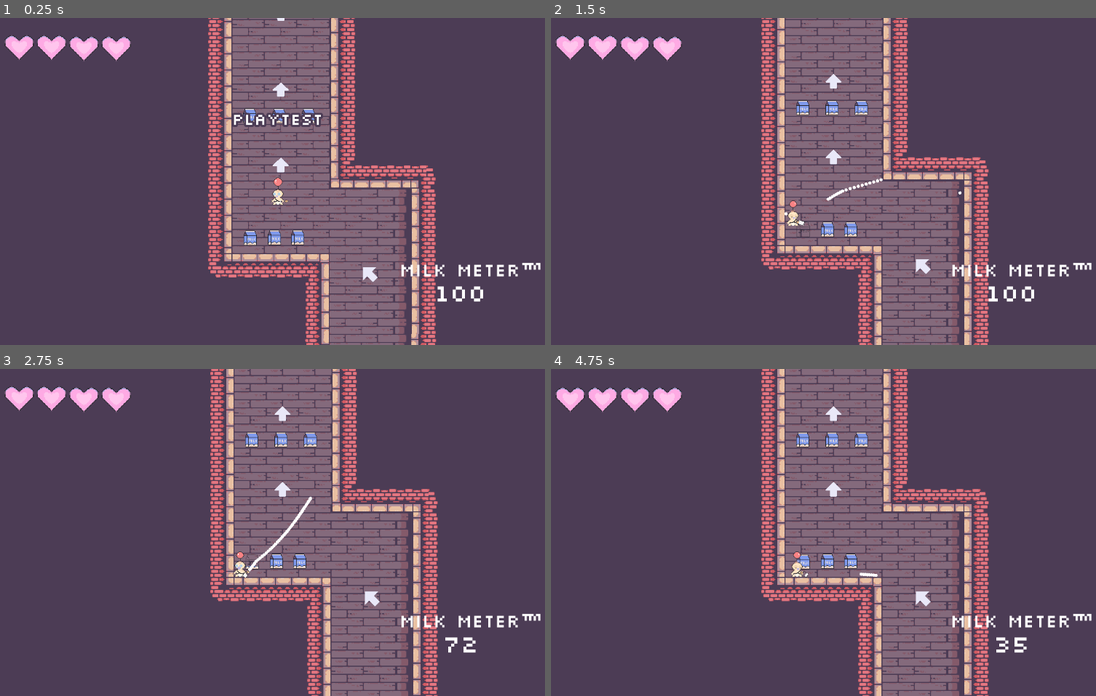
Above: before the commit, frames 1-4 (two rows, left to right).
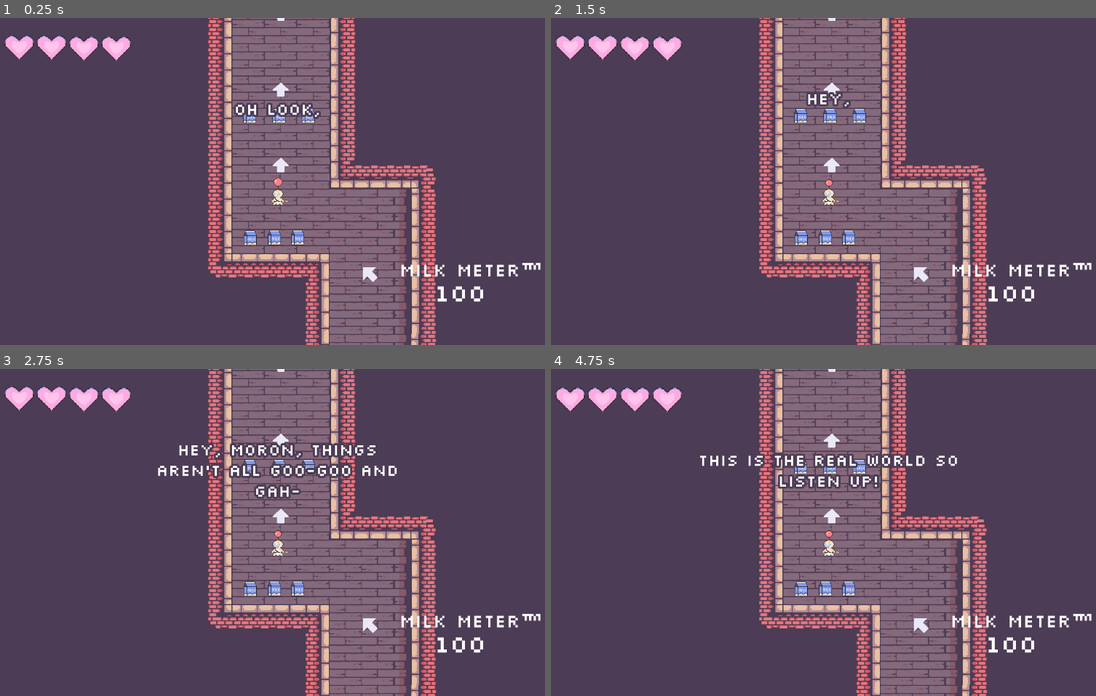
Above: after the commit, the same moments.

Repository: duncwilliams/trust-fund-baby
Game: Godot game, scene res://scenes/main.tscn
Two runs of this game, one before a commit and one after it. Both use one fixed random seed, a clock stepped at 60 frames per second and the inputs below.
Inputs (mouse positions are in pixels of both pictures, inside the frame that each line leads up to):
- Up to frame 1 (0.25 s): no input
- Up to frame 2 (1.5 s): move the mouse to (954, 165) at 0.52 s; press the mouse at (954, 165) at 0.53 s; move the mouse to (714, 197) at 1.27 s; release the mouse at (714, 197) at 1.28 s; click (714, 197) at 1.35 s
- Up to frame 3 (2.75 s): move the mouse to (337, 460) at 2.02 s; press the mouse at (337, 460) at 2.03 s
- Up to frame 4 (4.75 s): move the mouse to (801, 597) at 2.77 s; release the mouse at (801, 597) at 2.78 s; click (801, 597) at 2.85 s; move the mouse to (1003, 581) at 3.52 s; press the mouse at (1003, 581) at 3.53 s; move the mouse to (654, 483) at 4.27 s; release the mouse at (654, 483) at 4.28 s; click (654, 483) at 4.35 s

The runs differ from the first frame. In frame 1, 0.8% of the frame differs, in the area x 42-60%, y 26-34%; in frame 2, 11%; in frame 3, 19%, in the area x 28-89%, y 0-100%; in frame 4, 19%.

Commit message:
music player, working boss damage, boss battle tweaks

Diff:
--- a/project.godot
+++ b/project.godot
@@ -29,6 +29,7 @@
 carton=""
 map=""
 enemy=""
+hidden=""
 
 [gui]
 
--- a/scenes/baby.tscn
+++ b/scenes/baby.tscn
@@ -248,6 +248,7 @@
 [node name="Baby" type="CharacterBody2D" unique_id=1502936678 groups=["baby"]]
 z_index = 10
 scale = Vector2(2, 2)
+floor_max_angle = 0.06283186
 script = ExtResource("1_wpfv3")
 metadata/_edit_group_ = true
 
--- a/scenes/carton.tscn
+++ b/scenes/carton.tscn
@@ -77,7 +77,7 @@
 }],
 "loop": false,
 "name": &"respawning",
-"speed": 1.5
+"speed": 0.8
 }]
 
 [sub_resource type="RectangleShape2D" id="RectangleShape2D_j036i"]
--- a/scenes/dialogue_controller.tscn
+++ b/scenes/dialogue_controller.tscn
@@ -15,7 +15,6 @@
 size_flags_horizontal = 4
 mouse_filter = 2
 script = ExtResource("1_6486e")
-playtesting = true
 
 [node name="DialogueTextLabel" type="RichTextLabel" parent="." unique_id=1935249066]
 unique_name_in_owner = true
--- a/scenes/enemy.tscn
+++ b/scenes/enemy.tscn
@@ -337,7 +337,7 @@
 [node name="AnimatedSprite2D" type="AnimatedSprite2D" parent="." unique_id=634802606]
 process_mode = 3
 sprite_frames = SubResource("SpriteFrames_8qclf")
-animation = &"damage"
+animation = &"idle"
 flip_h = true
 
 [node name="CollisionShape2D" type="CollisionShape2D" parent="." unique_id=597369825 groups=["enemy"]]
@@ -350,4 +350,5 @@
 position = Vector2(-0.375, 3.75)
 shape = ExtResource("4_5uy6h")
 
+[connection signal="animation_finished" from="AnimatedSprite2D" to="." method="_on_animated_sprite_2d_animation_finished"]
 [connection signal="area_entered" from="Area2D" to="." method="_on_area_2d_area_entered"]
--- a/scenes/hud.tscn
+++ b/scenes/hud.tscn
@@ -819,8 +819,8 @@
 grow_vertical = 2
 scale = Vector2(0.5, 1)
 mouse_filter = 2
-max_value = 400.0
-value = 400.0
+max_value = 600.0
+value = 600.0
 texture_under = ExtResource("3_6fi6k")
 texture_progress = ExtResource("4_uo2fv")
 
--- a/scenes/main.tscn
+++ b/scenes/main.tscn
@@ -6,8 +6,7 @@
 [ext_resource type="PackedScene" uid="uid://bma0jh32ox7pj" path="res://scenes/map.tscn" id="5_tbgi4"]
 [ext_resource type="PackedScene" uid="uid://dxhgehgl2qp1" path="res://scenes/enemy.tscn" id="5_tefeu"]
 [ext_resource type="PackedScene" uid="uid://qs56l2yn2row" path="res://scenes/friend.tscn" id="6_tefeu"]
-[ext_resource type="AudioStream" uid="uid://8i6qplp54c6k" path="res://audio/music/6. Veil of Eternal Nightfall.mp3" id="7_o6xl0"]
-[ext_resource type="AudioStream" uid="uid://bn78w2vnxpt12" path="res://audio/music/fylzarmusicinc-comical-style-music-of-daily-life-in-a-park-536144.mp3" id="8_tipki"]
+[ext_resource type="PackedScene" uid="uid://dpv06ermcjg2p" path="res://scenes/music_player.tscn" id="7_o6xl0"]
 
 [node name="Main" type="Node2D" unique_id=246328731]
 script = ExtResource("1_jyhfs")
@@ -69,16 +68,7 @@
 [node name="PlaceholderBabySpawn" type="Marker2D" parent="." unique_id=1803959226]
 position = Vector2(502, 479)
 
-[node name="BossMusicPlayer" type="AudioStreamPlayer" parent="." unique_id=1138633503]
-stream = ExtResource("7_o6xl0")
-parameters/looping = true
-
-[node name="BackgroundMusicPlayer" type="AudioStreamPlayer" parent="." unique_id=1265558201]
-process_mode = 3
-stream = ExtResource("8_tipki")
-volume_db = -6.0
-autoplay = true
-parameters/looping = true
+[node name="MusicPlayer" parent="." unique_id=343938540 instance=ExtResource("7_o6xl0")]
 
 [connection signal="arrived_at_second_floor" from="Map" to="." method="_on_map_arrived_at_second_floor"]
 [connection signal="milk_amount_changed" from="Baby" to="." method="_on_baby_milk_amount_changed"]
--- a/scenes/map.tscn
+++ b/scenes/map.tscn
@@ -960,12 +960,12 @@
 tile_map_data = PackedByteArray("AAAAAAgAAAADAAIAAAABAAgAAAADAAIAAAACAAgAAAADAAIAAAADAAgAAAADAAIAAAAEAAgAAAADAAIAAAAFAA …(6928 unchanged characters)…
 tile_set = SubResource("TileSet_gldc4")
 
-[node name="InvisibleWallsTML" type="TileMapLayer" parent="." unique_id=1927052675]
+[node name="InvisibleWallsTML" type="TileMapLayer" parent="." unique_id=1927052675 groups=["hidden"]]
 scale = Vector2(4, 4)
 tile_map_data = PackedByteArray("AAASAML/AAARAAIAAAAZAML/AAARAAIAAAASAMD/AAARAAIAAAASAMH/AAARAAIAAAASAMP/AAARAAIAAAASAM …(272 unchanged characters)…
 tile_set = SubResource("TileSet_gldc4")
 
-[node name="2FHiddenFloorTML" type="TileMapLayer" parent="." unique_id=304207191]
+[node name="2FHiddenFloorTML" type="TileMapLayer" parent="." unique_id=304207191 groups=["hidden", "map"]]
 unique_name_in_owner = true
 visible = false
 z_index = 1
@@ -973,7 +973,7 @@
 tile_map_data = PackedByteArray("AAALAM3/AAARAAUAAAALAM7/AAARAAUAAAALAM//AAARAAUAAAALAND/AAARAAUAAAALANH/AAARAAUAAAALAN …(5024 unchanged characters)…
 tile_set = SubResource("TileSet_2lpho")
 
-[node name="2FPlatformsTML" type="TileMapLayer" parent="." unique_id=1581057464]
+[node name="2FPlatformsTML" type="TileMapLayer" parent="." unique_id=1581057464 groups=["map"]]
 scale = Vector2(4, 4)
 tile_map_data = PackedByteArray("AAALAMv/AAAGAAIAAAALAMz/AAAEAAMAAAAMAMv/AAAGAAIAAAAMAMz/AAAEAAMAAAANAMv/AAAGAAIAAAANAM …(2096 unchanged characters)…
 tile_set = SubResource("TileSet_gldc4")
@@ -1012,10 +1012,16 @@
 position = Vector2(1516, -2784)
 
 [node name="Carton9" parent="Cartons" unique_id=1909159537 instance=ExtResource("2_paxxb")]
-position = Vector2(802, -3456)
+position = Vector2(690, -3439)
 
 [node name="Carton10" parent="Cartons" unique_id=1321947780 instance=ExtResource("2_paxxb")]
-position = Vector2(2015, -3462)
+position = Vector2(2131, -3436)
+
+[node name="Carton13" parent="Cartons" unique_id=175977538 instance=ExtResource("2_paxxb")]
+position = Vector2(2134, -4047)
+
+[node name="Carton14" parent="Cartons" unique_id=1951675465 instance=ExtResource("2_paxxb")]
+position = Vector2(685, -4052)
 
 [node name="Arrows" type="Node2D" parent="." unique_id=823208113]
 
@@ -1071,11 +1077,12 @@
 texture = ExtResource("4_0cso3")
 flip_h = true
 
-[node name="SecondFloorTrigger" type="Area2D" parent="." unique_id=1735183162]
+[node name="SecondFloorTrigger" type="Area2D" parent="." unique_id=1735183162 groups=["hidden"]]
 unique_name_in_owner = true
+visible = false
 position = Vector2(1423, -3637)
 
-[node name="CollisionShape2D" type="CollisionShape2D" parent="SecondFloorTrigger" unique_id=975467472]
+[node name="CollisionShape2D" type="CollisionShape2D" parent="SecondFloorTrigger" unique_id=975467472 groups=["hidden"]]
 shape = SubResource("RectangleShape2D_0cso3")
 
 [connection signal="area_entered" from="SecondFloorTrigger" to="." method="_on_second_floor_trigger_area_entered"]
--- /dev/null
+++ b/scenes/music_player.tscn
@@ -0,0 +1,17 @@
+[gd_scene format=3 uid="uid://dpv06ermcjg2p"]
+
+[ext_resource type="AudioStream" uid="uid://8i6qplp54c6k" path="res://audio/music/6. Veil of Eternal Nightfall.mp3" id="2_qbjj0"]
+[ext_resource type="AudioStream" uid="uid://bn78w2vnxpt12" path="res://audio/music/fylzarmusicinc-comical-style-music-of-daily-life-in-a-park-536144.mp3" id="3_mfaxx"]
+
+[node name="MusicPlayer" type="Node" unique_id=343938540]
+
+[node name="BossMusic" type="AudioStreamPlayer" parent="." unique_id=611102532]
+stream = ExtResource("2_qbjj0")
+parameters/looping = true
+
+[node name="BackgroundMusic" type="AudioStreamPlayer" parent="." unique_id=694715215]
+process_mode = 3
+stream = ExtResource("3_mfaxx")
+volume_db = -6.0
+autoplay = true
+parameters/looping = true
--- a/scripts/baby.gd
+++ b/scripts/baby.gd
@@ -8,7 +8,7 @@
 var max_velocity: float = 560
 var health: float = 4.0
 var invincible: bool = false
-var i_frames_time: float = 2.0
+var i_frames_time: float = 1.5
 var defeated: bool = false
 
 
--- a/scripts/enemy.gd
+++ b/scripts/enemy.gd
@@ -4,9 +4,11 @@
 
 @onready var baby: Node2D = get_tree().get_first_node_in_group("baby")
 var speed: float = 4.0
-var health: int = 400
+var health: int = 600
 var defeated: bool = false
-
+var animation_locked: bool = false
+var ready_for_damage_anim: bool = true
+var post_damage_anim_cooldown: float = 1.5
 
 func _ready() -> void:
 	$AnimatedSprite2D.play("idle")
@@ -16,10 +18,11 @@
 
 	if not defeated:
 		# sprite handling
-		if abs(velocity.x) < 10:
-			$AnimatedSprite2D.play("idle")
-		else:
-			$AnimatedSprite2D.play("walking")
+		if not animation_locked:
+			if abs(velocity.x) < 10:
+				$AnimatedSprite2D.play("idle")
+			else:
+				$AnimatedSprite2D.play("walking")
 
 
 		# physics and movement
@@ -48,10 +51,12 @@
 	health_changed.emit(health)
 	if health <= 0:
 		death()
-	else:
+	elif ready_for_damage_anim:
+		animation_locked = true
+		ready_for_damage_anim = false
 		$AnimatedSprite2D.play("damage")
-		#TODO: figure out how to get other animations to stop immediately overriding this
-		#TODO: add a cooldown somehow so it doesn't play on every single milk hit
+		velocity = Vector2.ZERO
+
 
 func death() -> void:
 	defeated = true
@@ -63,3 +68,10 @@
 func _on_area_2d_area_entered(area: Area2D) -> void:
 	if area.is_in_group("milk"):
 		take_damage()
+
+
+func _on_animated_sprite_2d_animation_finished() -> void:
+	if $AnimatedSprite2D.animation == "damage":
+		animation_locked = false
+		await get_tree().create_timer(post_damage_anim_cooldown).timeout
+		ready_for_damage_anim = true
--- a/scripts/main.gd
+++ b/scripts/main.gd
@@ -20,7 +20,7 @@
 
 func _on_map_arrived_at_second_floor() -> void:
 	$Baby.empty_bottle()
-	$BackgroundMusicPlayer.stop()
+	$MusicPlayer/BackgroundMusic.stop()
 	await get_tree().create_timer(2.0).timeout
 	$Enemy.enable()
 	$Hud.play_second_floor_dialogue()
@@ -37,7 +37,7 @@
 	elif dialogue_title == "second floor":
 		#spawn_second_floor_enemy()
 		$Map.disable_invisible_walls()
-		$BossMusicPlayer.play()
+		$MusicPlayer/BossMusic.play()
 
 
 func _on_enemy_health_changed(new_health: int) -> void:
--- a/scripts/map.gd
+++ b/scripts/map.gd
@@ -7,8 +7,9 @@
 	$InvisibleWallsTML.enabled = false
 
 func _on_second_floor_trigger_area_entered(area: Area2D) -> void:
-	$SecondFloorTrigger.set_deferred("monitorable", false)
-	$SecondFloorTrigger.set_deferred("monitoring", false)
-	await get_tree().create_timer(1.0).timeout
-	%'2FHiddenFloorTML'.visible = true
-	arrived_at_second_floor.emit()
+	if area.is_in_group("baby"):
+		$SecondFloorTrigger.set_deferred("monitorable", false)
+		$SecondFloorTrigger.set_deferred("monitoring", false)
+		await get_tree().create_timer(1.0).timeout
+		%'2FHiddenFloorTML'.visible = true
+		arrived_at_second_floor.emit()
--- a/scripts/milk.gd
+++ b/scripts/milk.gd
@@ -14,10 +14,10 @@
 
 
 func _on_area_entered(area: Area2D) -> void:
-	if (not area.is_in_group("baby") and not area.is_in_group("milk") and not area.is_in_group("carton")):
+	if (not area.is_in_group("baby") and not area.is_in_group("milk") and not area.is_in_group("carton") and not area.is_in_group("hidden")):
 		queue_free()
 
 
 func _on_body_entered(body: Node2D) -> void:
-	if (not body.is_in_group("baby") and not body.is_in_group("milk") and not body.is_in_group("carton")):
+	if (not body.is_in_group("baby") and not body.is_in_group("milk") and not body.is_in_group("carton") and not body.is_in_group("hidden")):
 		queue_free()
Not shown, added: scenes/enemy.tscn103385644745.tmp
